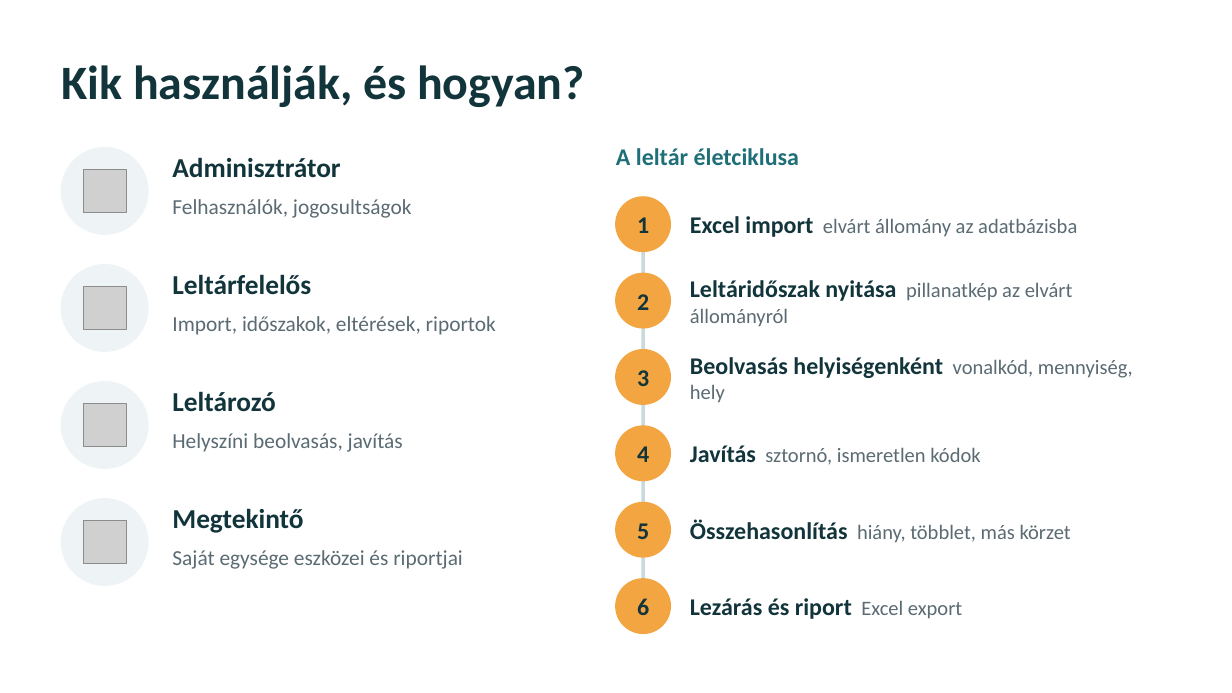
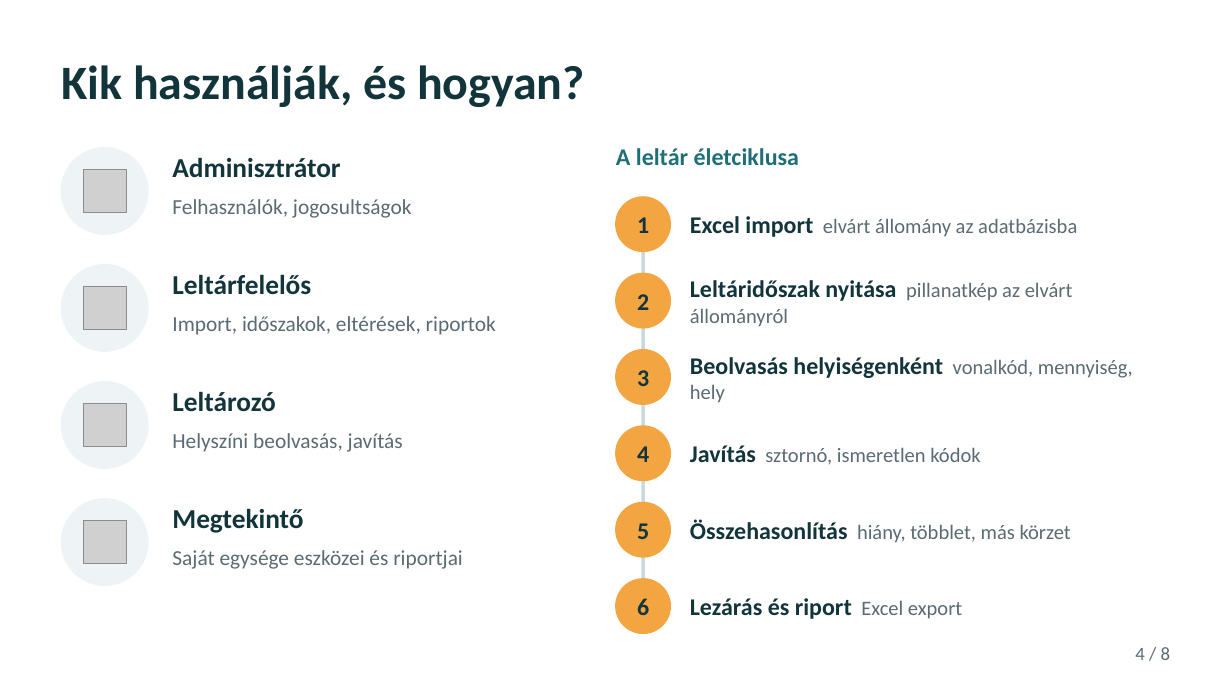
Before and after one commit to Horvathmate7514/projektlabor, a slide deck: slide 4 of 02_alkalom/Prezentacio/2_alkalom_prezentacio.pptx. Drawn at 1232x693 pixels with LibreOffice and Linux fonts; fonts in the diff are those of the drawing; grey boxes stand for pictures. Boxes give left, top, right and bottom in pixels: in the first picture for what was removed or moved away, otherwise in the second. Text is boxed around its words. In the diff, an @@ line names an element or a change of style, - is before the commit and + after.

```diff
--- a/02_alkalom/Prezentacio/2_alkalom_prezentacio.pptx
+++ b/02_alkalom/Prezentacio/2_alkalom_prezentacio.pptx
@@ page number added at <box>1135,647,1171,660</box>, 11 pt, text #5B6B73 @@
+4 / 8
```
Also in this commit, not shown: 7 other slides changed.
